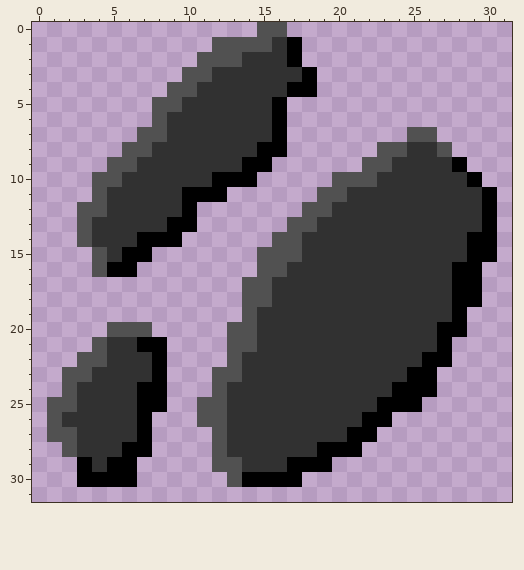
One commit to this pixel-art sprite: sprites/blocks/environment/obsidian2.png. Above, as it was before the edit.
The file is 32x32 pixels.
The same view after the edit:
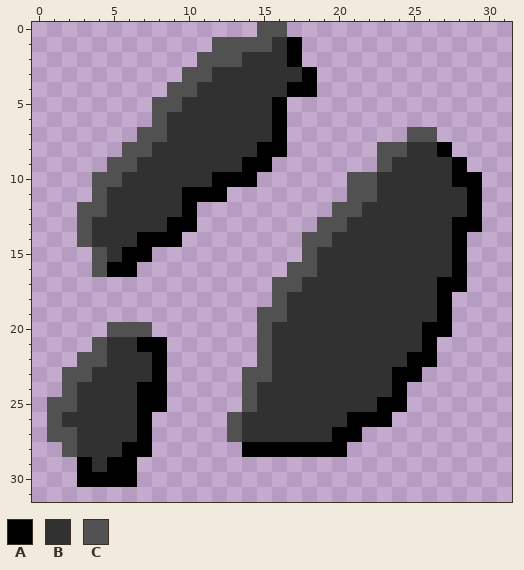
Palette (. is transparent): A #000000  B #313131  C #515151
The exact change:
y 8: x 27 C -> A
y 9: x 22 C -> .
y 10: x 20 C -> .; x 28 B -> A
y 11: x 19..22 CCBB -> ..CC; x 29..30 BA -> A.
y 12: x 18..21 CCBB -> ..CC; x 29..30 BA -> A.
y 13: x 17..20 CCBB -> ..CC; x 28..30 BBA -> AA.
y 14: x 16..19 CCBB -> ..CC; x 28..30 BAA -> A..
y 15: x 15..18 CCCB -> ...C; x 28..30 BAA -> A..
y 16: x 15..18 CCBB -> ..CC; x 29 A -> .
y 17: x 14..17 CCBB -> ..CC; x 27 B -> A; x 29 A -> .
y 18: x 14..16 CCB -> ..C; x 27..29 BAA -> A..
y 19: x 14..16 CBB -> .CC; x 27..28 BA -> A.
y 20: x 13..15 CCB -> ..C; x 26 B -> A; x 28 A -> .
y 21: x 13..15 CCB -> ..C; x 26..27 BA -> A.
y 22: x 13..15 CBB -> ..C; x 25 B -> A; x 27 A -> .
y 23: x 12..15 CCBB -> ..CC; x 24 B -> A; x 26 A -> .
y 24: x 12..14 CBB -> ..C; x 25..26 AA -> ..
y 25: x 11..14 CCBB -> ...C; x 25 A -> .
y 26: x 11..13 CCB -> ..C; x 21 B -> A
y 27: x 12..13 CB -> .C; x 20 B -> A; x 22 A -> .
y 28: x 12..18 CBBBBBB -> ..AAAAA; x 21 A -> .
y 29: x 12..19 CCBBBAAA -> ........
y 30: x 13..17 CAAAA -> .....
Changed places in both pictures, as pixel boxes (x1, y1, x2, y2):
changed: (197, 142, 497, 487)
